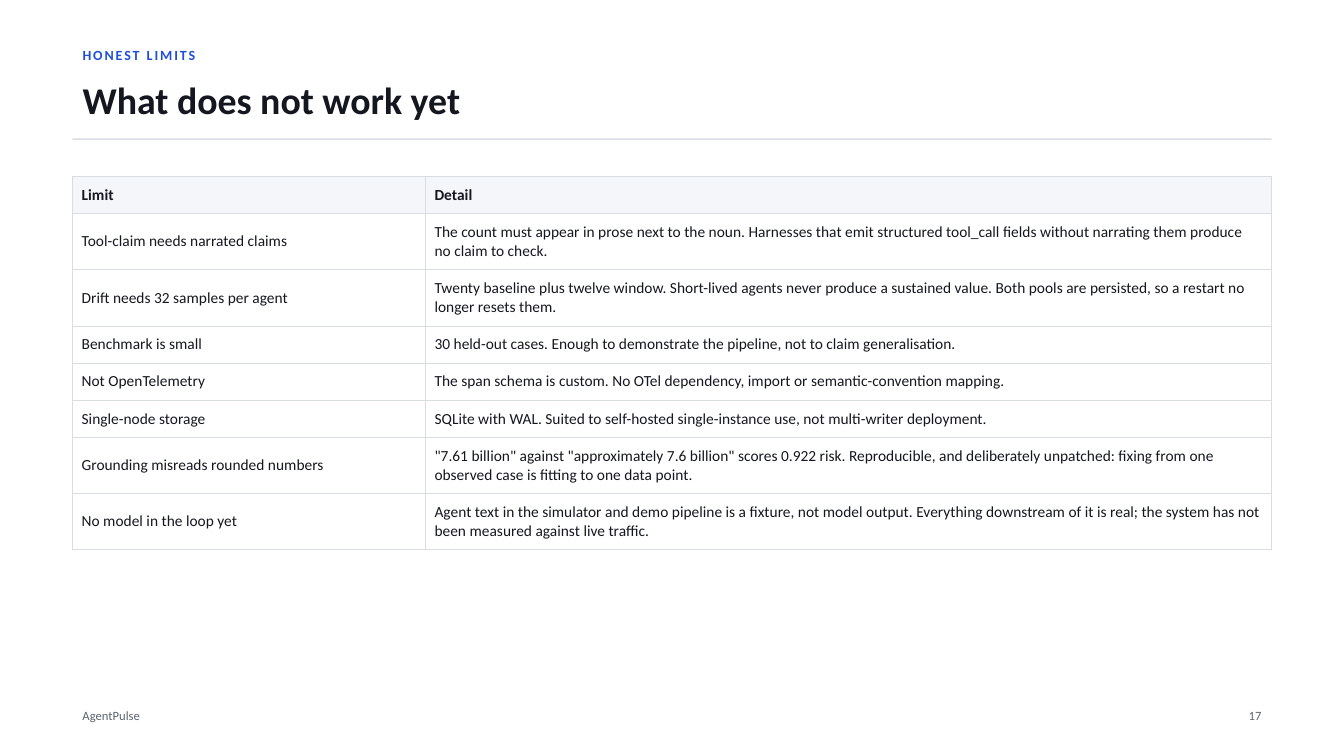
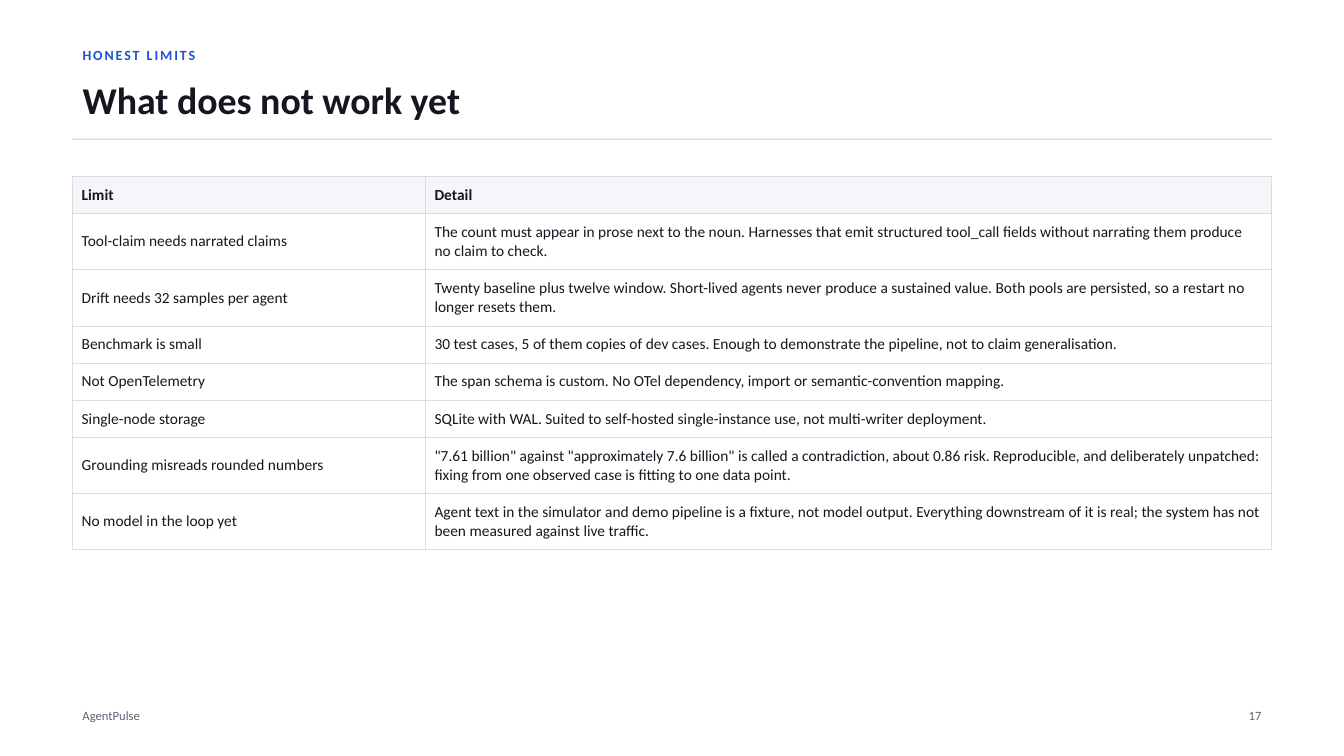
Before and after one commit to Soum-Code/agentpulse, a slide deck: slide 18 of presentation/AgentPulse_Project_Deck.pptx. Drawn at 1344x756 pixels with LibreOffice and Linux fonts; fonts in the diff are those of the drawing. Boxes give left, top, right and bottom in pixels: in the first picture for what was removed or moved away, otherwise in the second. Text is boxed around its words. In the diff, an @@ line names an element or a change of style, - is before the commit and + after.

```diff
--- a/presentation/AgentPulse_Project_Deck.pptx
+++ b/presentation/AgentPulse_Project_Deck.pptx
@@ table at [73, 176, 1271, 543] @@
-row 4, column 2: 30 held-out cases. Enough to demonstrate the pipeline, not to claim generalisation.
+row 4, column 2: 30 test cases, 5 of them copies of dev cases. Enough to demonstrate the pipeline, not to claim generalisation.
@@ row 7, column 2: ""7.61 billion" against "approximately 7.6 billion" scores 0.922 risk. Reproducible, and deliberately unpatched: fixing from one observed case is fitting to one data point." to ""7.61 billion" against "approximately 7.6 billion" is called a contradiction, about 0.86 risk. Reproducible, and deliberately unpatched: fixing from one observed case is fitting to one data point." @@
```
Also in this commit, not shown: 4 other slides changed, 28 other files.
